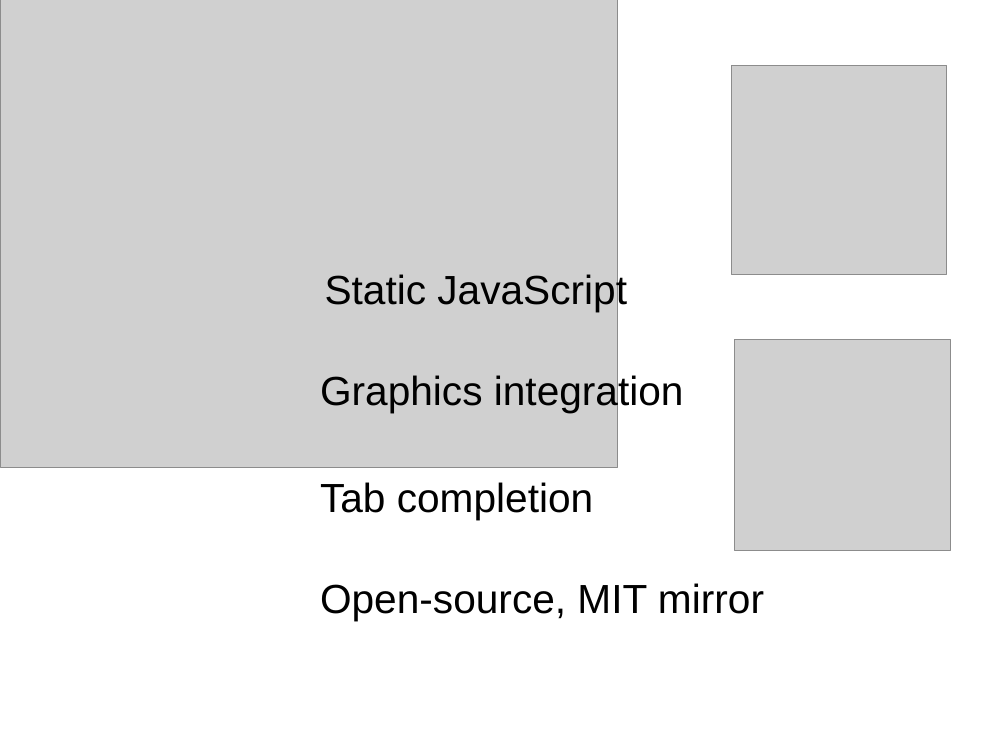
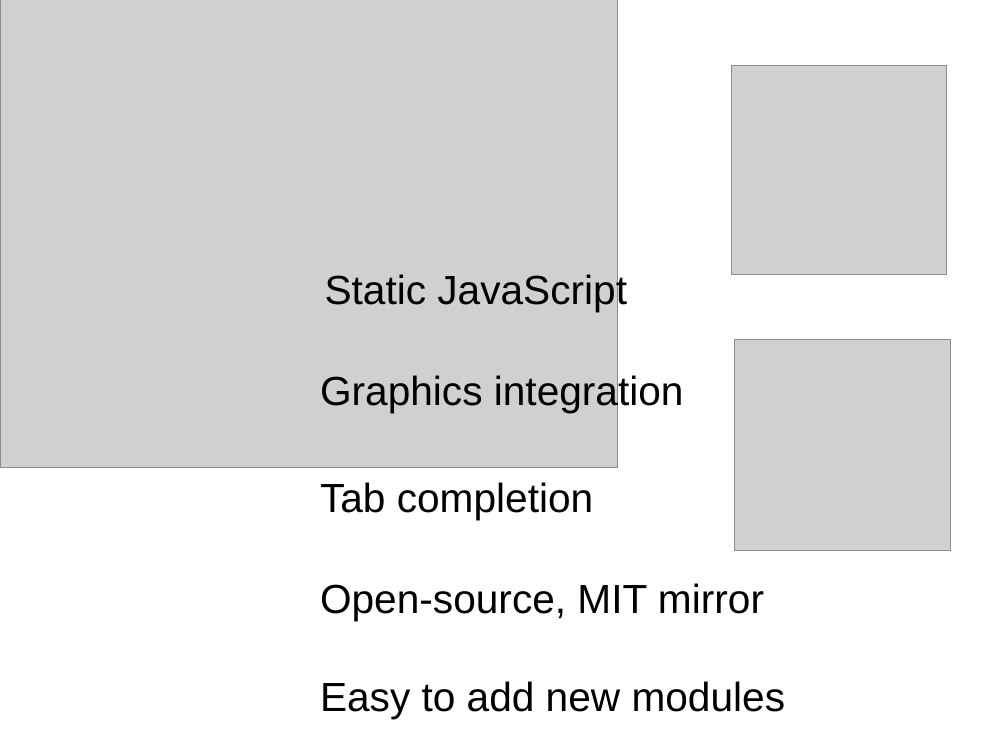
Before and after one commit to mprat/Terminus, a slide deck: slide 5 of docs/icampus_final_round_pres.ppt. Drawn at 1008x756 pixels with LibreOffice and Linux fonts; fonts in the diff are those of the drawing; grey boxes stand for pictures. Boxes give left, top, right and bottom in pixels: in the first picture for what was removed or moved away, otherwise in the second. Text is boxed around its words. In the diff, an @@ line names an element or a change of style, - is before the commit and + after.

```diff
--- a/docs/icampus_final_round_pres.ppt
+++ b/docs/icampus_final_round_pres.ppt
@@ text added at [320,681,786,719], 32 pt, text #000000 @@
+Easy to add new modules
```
Also in this commit, not shown: 1 other file.
